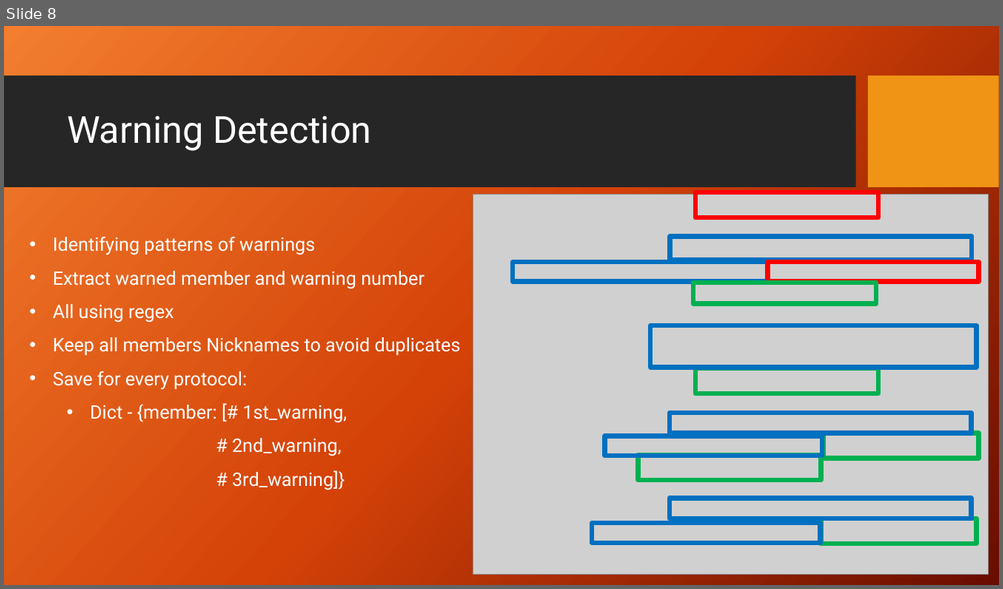
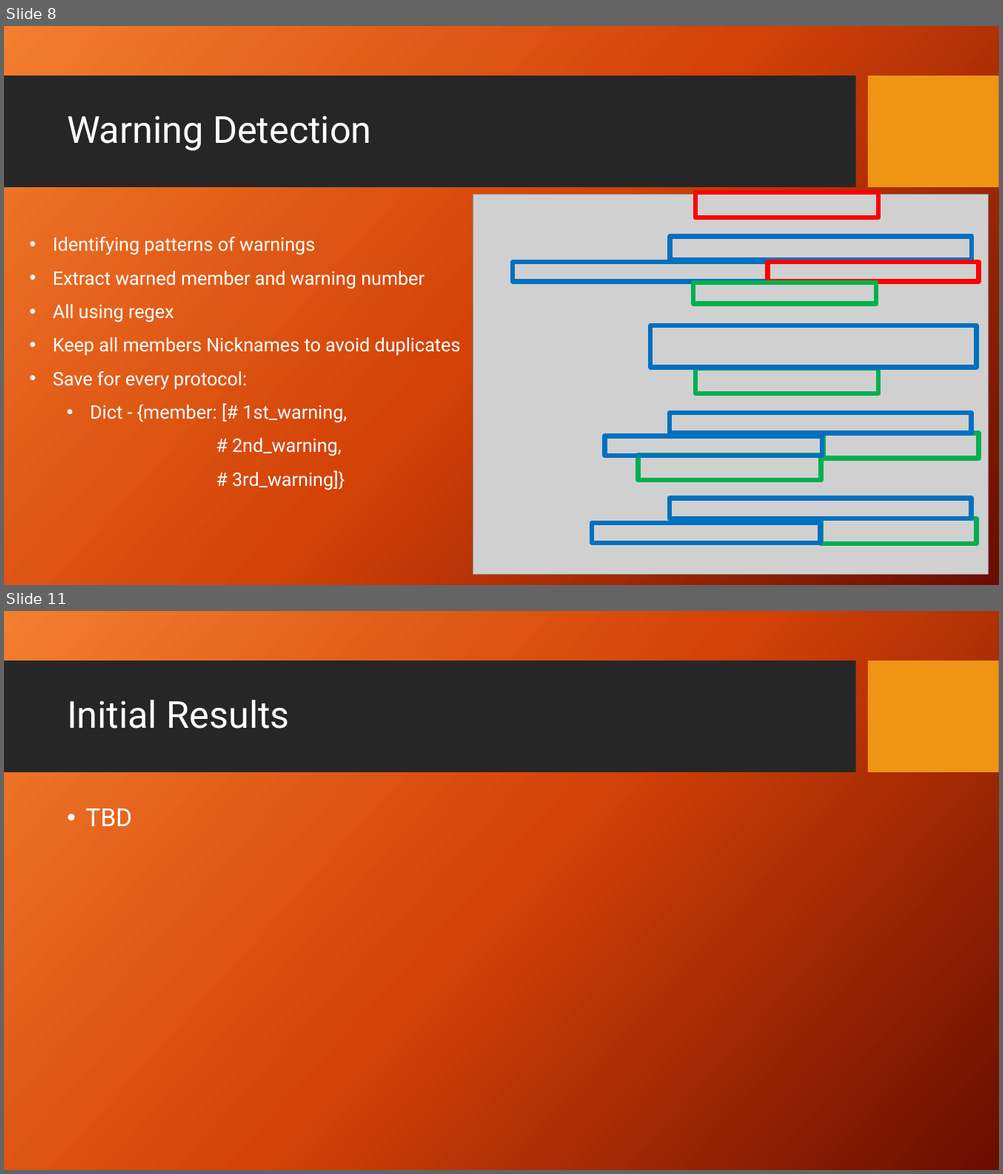
Before and after one commit to itaitzruia4/NLPSD, a slide deck: presentation.pptx. Shown one above the other, each under a label of ours: slide 8 before the commit, slides 8 and 11 after it; the slides between them are not shown. The pictures are 1003x589 and 1003x1174 pixels, drawn with LibreOffice and Linux fonts; fonts in the diff are those of the drawing; grey boxes stand for pictures; background and template pictures are left out. Boxes give left, top, right and bottom in pixels: in the first picture for what was removed or moved away, otherwise in the second. Text is boxed around its words. In the diff, an @@ line names an element or a change of style, - is before the commit and + after.

```diff
--- a/presentation.pptx
+++ b/presentation.pptx
@@ slide 11 added at (x1=4, y1=611, x2=999, y2=1170), background picture (left out); not listed: 2 template elements that a slide beside it also shows @@
@@ title added at (x1=67, y1=700, x2=290, y2=729), 36 pt, text #FFFFFF @@
+Initial Results
@@ text added at (x1=85, y1=809, x2=132, y2=826), 24 pt, text #FFFFFF @@
+• TBD
```
Also in this commit, not shown: 2 slides changed, 2 other slides added.
